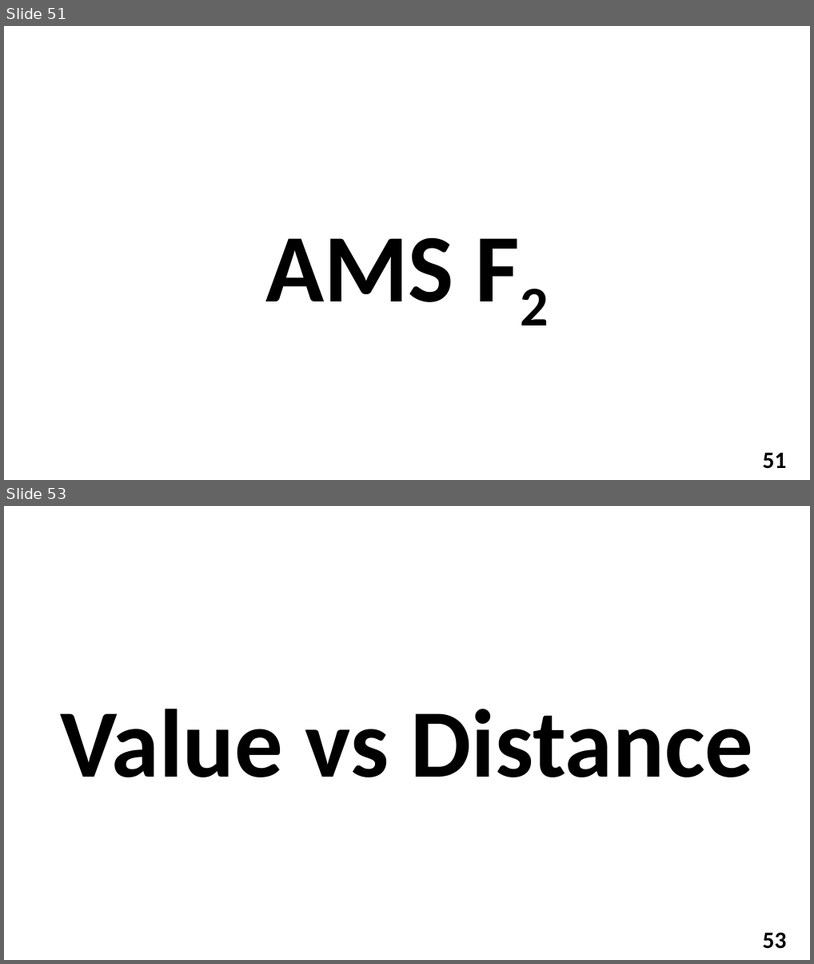
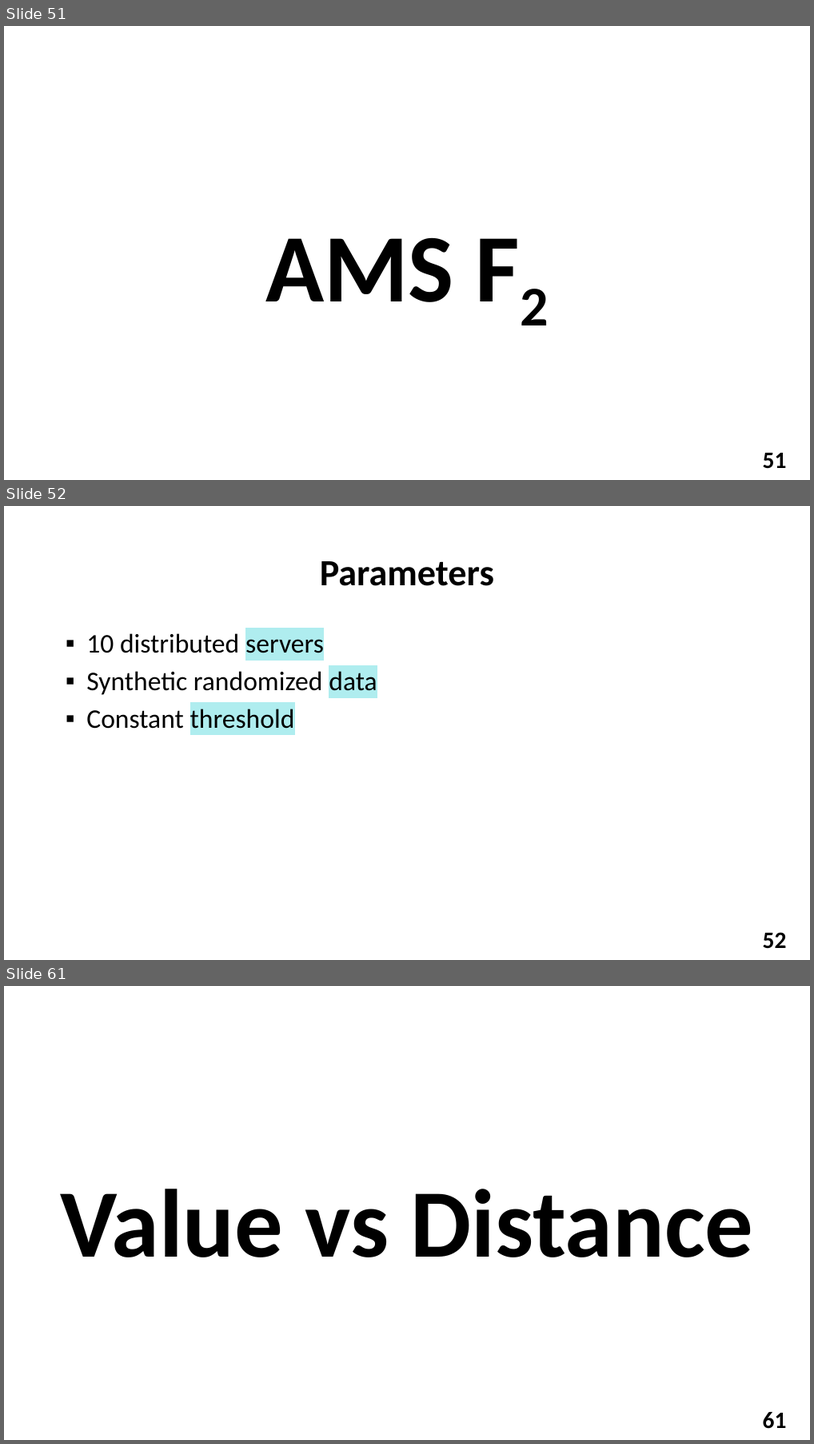
Before and after one commit to YuvalAlf/Distributed-Monitoring, a slide deck: What We Did So Far Dec 2018.pptx. Shown one above the other, each under a label of ours: slides 51 and 53 before the commit, slides 51, 52 and 61 after it; the slides between them are not shown. The pictures are 814x964 and 814x1444 pixels, drawn with LibreOffice and Linux fonts; fonts in the diff are those of the drawing; background and template pictures are left out. Boxes give left, top, right and bottom in pixels: in the first picture for what was removed or moved away, otherwise in the second. Text is boxed around its words. In the diff, an @@ line names an element or a change of style, - is before the commit and + after.

```diff
--- a/What We Did So Far Dec 2018.pptx
+++ b/What We Did So Far Dec 2018.pptx
@@ slide 52 added at box(4, 506, 810, 960), background picture (left out); not listed: 1 template element that a slide beside it also shows @@
@@ title added at box(320, 561, 494, 586), 44 pt, text #000000, bold @@
+Parameters
@@ text added at box(86, 633, 377, 728), 32 pt, text #000000 @@
+▪ 10 distributed servers
+▪ Synthetic randomized data
+▪ Constant threshold
@@ what was slide 53 is now slide 61 @@
@@ page number at box(763, 1412, 787, 1428): text changed @@
-53
+61
```
Also in this commit, not shown: 6 slides changed, 8 other slides added, 1 slide removed, 26 other files.
